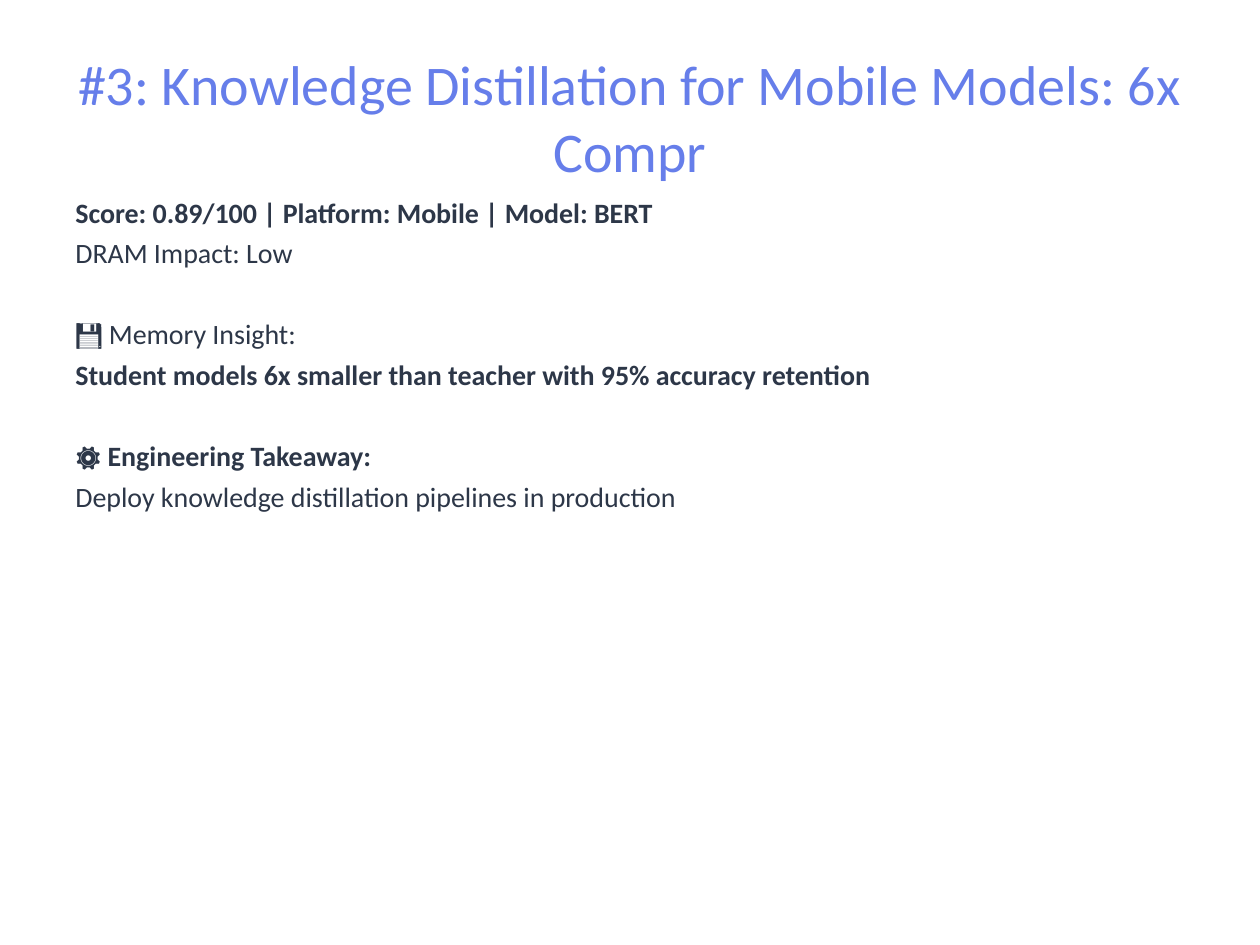
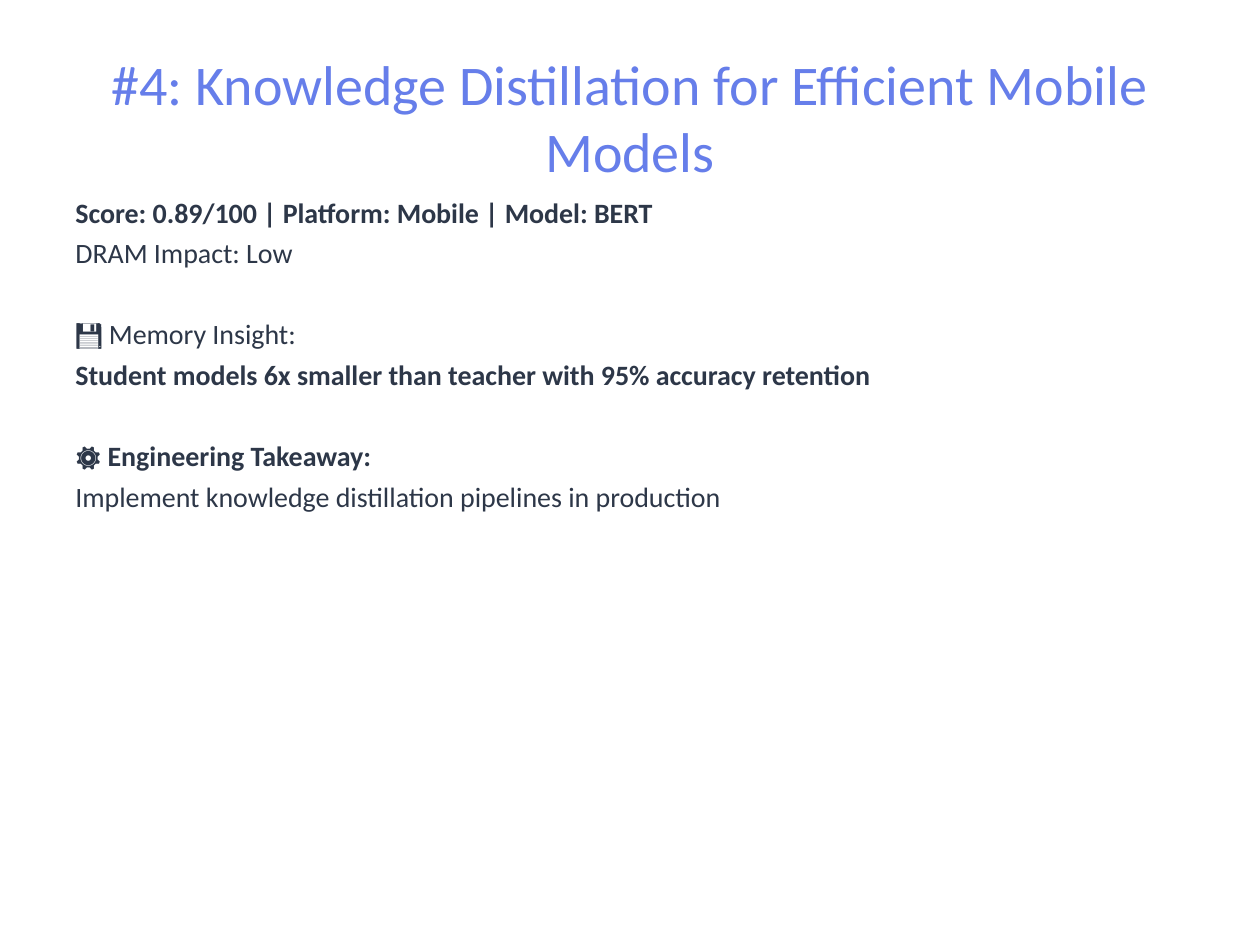
Before and after one commit to pbtsvinaysukhesh/dea-genai-agent, a slide deck: slide 7 of results/reports/report.pptx (slide 6 before the commit). Drawn at 1260x945 pixels with LibreOffice and Linux fonts; fonts in the diff are those of the drawing. Boxes give left, top, right and bottom in pixels: in the first picture for what was removed or moved away, otherwise in the second. Text is boxed around its words. In the diff, an @@ line names an element or a change of style, - is before the commit and + after.

Commit message:
New Doc Implementation

```diff
--- a/results/reports/report.pptx
+++ b/results/reports/report.pptx
@@ title at [112,66,1147,173]: text changed @@
-#3: Knowledge Distillation for Mobile Models: 6x Compr
+#4: Knowledge Distillation for Efficient Mobile Models
@@ text at [75,487,721,512]: text changed @@
-Deploy knowledge distillation pipelines in production
+Implement knowledge distillation pipelines in production
```
Also in this commit, not shown: 7 other slides changed, 3 slides added, 23 other files.
